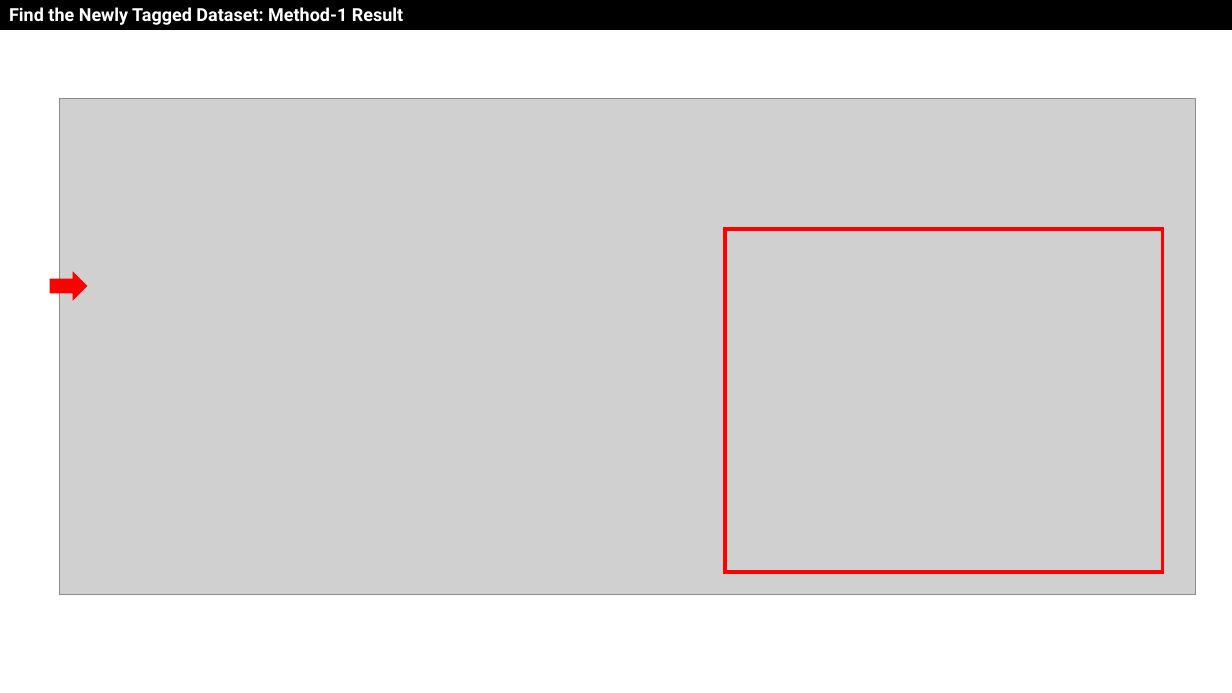
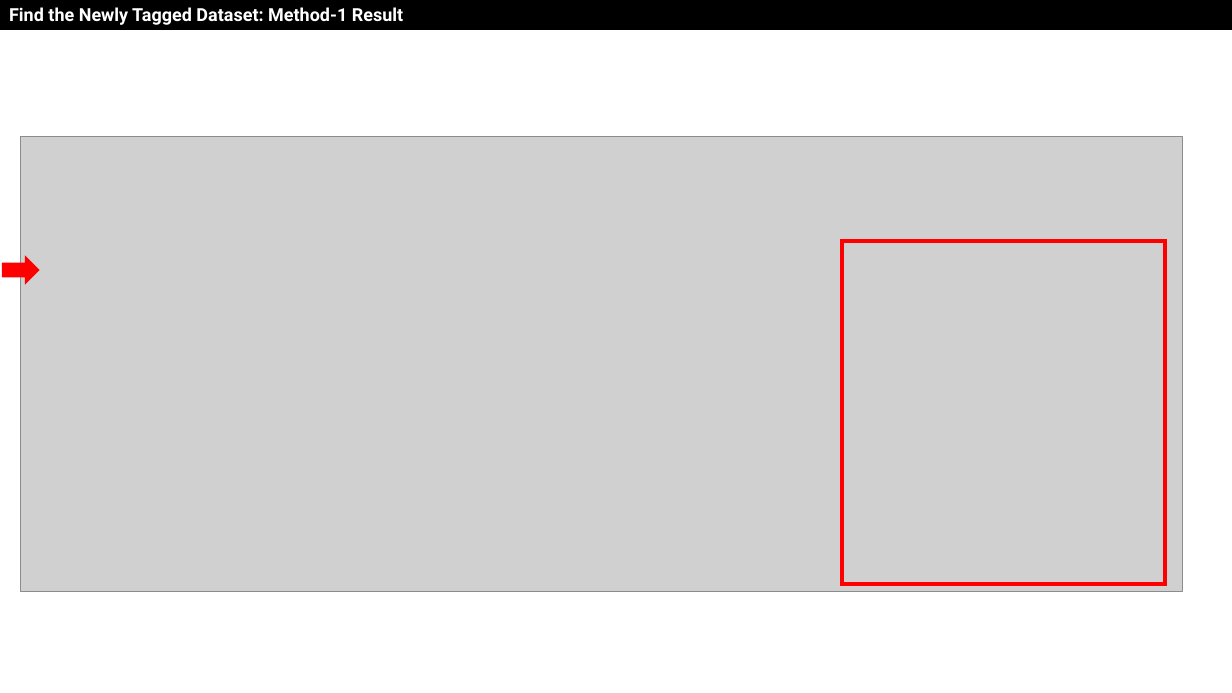
Before and after one commit to drfranknlee/udc-for-image-analytics, a slide deck: slide 10 of scenario1/T101389-Scenario1-v20210920.pptx. Drawn at 1232x693 pixels with LibreOffice and Linux fonts; fonts in the diff are those of the drawing; grey boxes stand for pictures. Boxes give left, top, right and bottom in pixels: in the first picture for what was removed or moved away, otherwise in the second. Text is boxed around its words. In the diff, an @@ line names an element or a change of style, - is before the commit and + after.

```diff
--- a/scenario1/T101389-Scenario1-v20210920.pptx
+++ b/scenario1/T101389-Scenario1-v20210920.pptx
@@ picture: place and size @@
-picture at bbox=[60, 98, 1196, 594]
+picture at bbox=[20, 136, 1182, 592]
@@ right arrow: place and size @@
-right arrow at bbox=[50, 272, 88, 301]
+right arrow at bbox=[2, 255, 40, 285]
@@ rectangle: place and size @@
-rectangle at bbox=[726, 229, 1164, 572]
+rectangle at bbox=[842, 241, 1165, 584]
```
Also in this commit, not shown: 10 other slides changed, 3 slides added, 30 other files.
